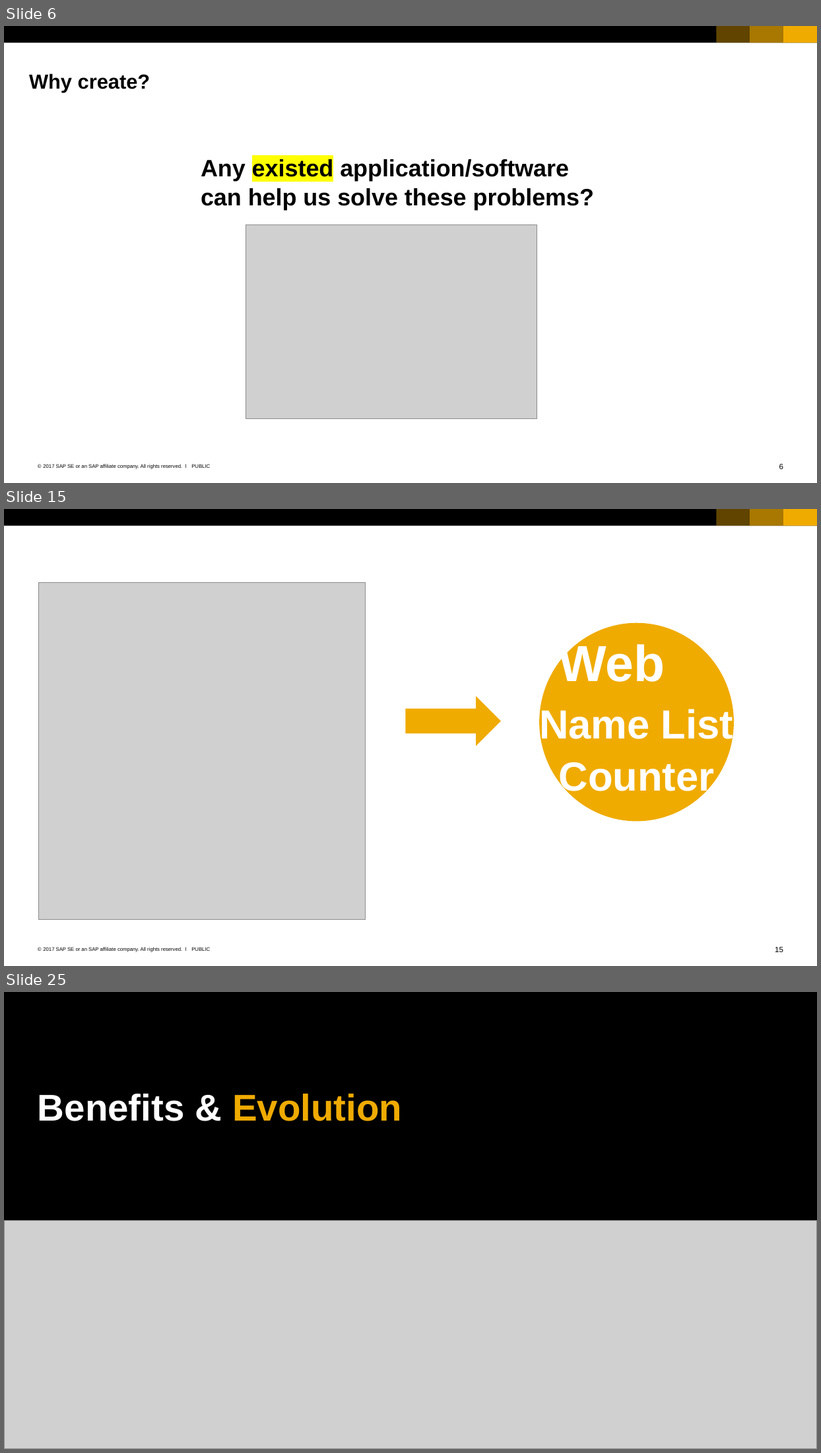
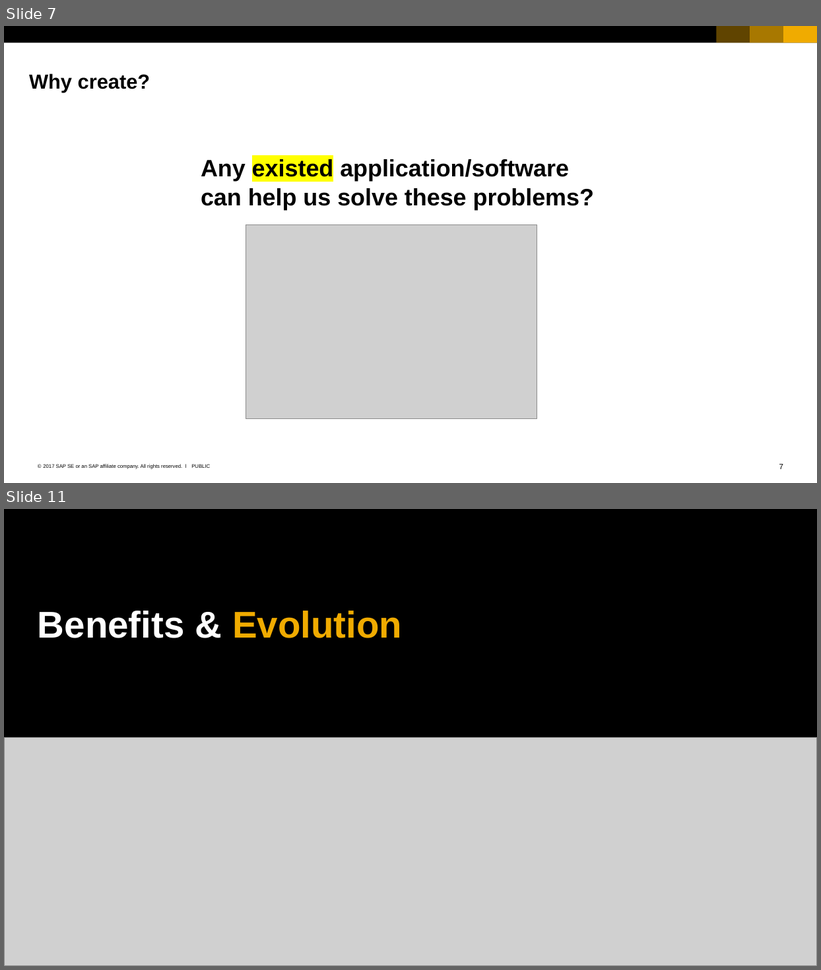
Before and after one commit to Ahaan17Saroch/Queue-Manager-Cloud-Dispatcher, a slide deck: SAP_2017_16x9_black_and_white.pptx. Shown one above the other, each under a label of ours: slides 6, 15 and 25 before the commit, slides 7 and 11 after it; the slides between them are not shown. The pictures are 821x1453 and 821x970 pixels, drawn with LibreOffice and Linux fonts; fonts in the diff are those of the drawing; grey boxes stand for pictures. Boxes give left, top, right and bottom in pixels: in the first picture for what was removed or moved away, otherwise in the second. Text is boxed around its words. In the diff, an @@ line names an element or a change of style, - is before the commit and + after.

```diff
--- a/SAP_2017_16x9_black_and_white.pptx
+++ b/SAP_2017_16x9_black_and_white.pptx
@@ slide 15 removed at (4,509,817,966), background #FFFFFF; not listed: 7 template elements that a slide beside it also shows @@
@@ picture removed at (39,583,365,920) @@
@@ ellipse removed at (539,623,733,821) @@
@@ text removed at (559,641,665,682) @@
-Web
@@ right arrow removed at (406,696,501,746) @@
@@ text removed at (539,706,733,746) @@
-Name List
@@ text removed at (559,762,715,799) @@
-Counter
@@ what was slide 6 is now slide 7 @@
@@ page number at (780,464,783,470): text changed @@
-6
+7
@@ what was slide 25 is now slide 11 @@
```
Also in this commit, not shown: 6 slides changed, 3 slides added, 16 other slides removed, 1 other file.
